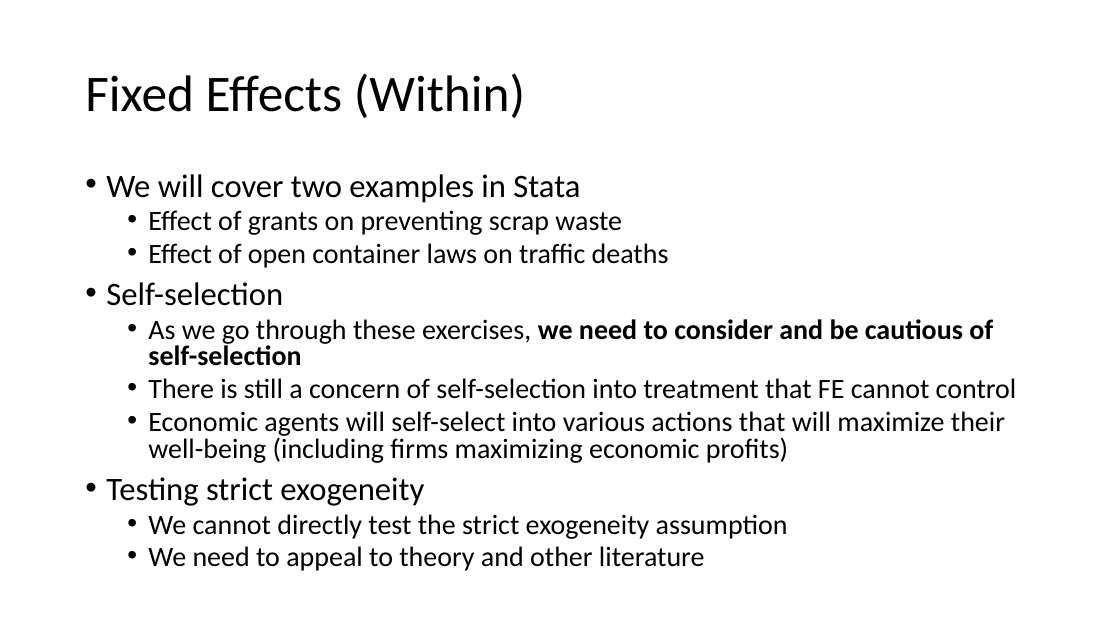
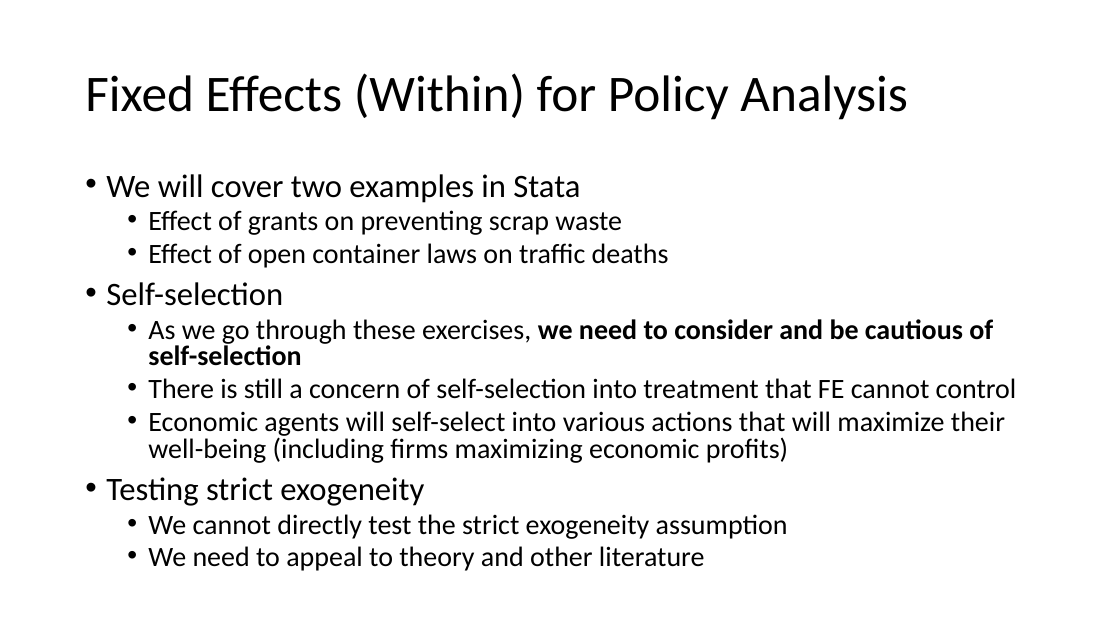
Before and after one commit to rowesamuel/Econ645, a slide deck: slide 39 of Slides/Week_5_Natural_Exp_DD.pptx (slide 21 before the commit). Drawn at 1120x630 pixels with LibreOffice and Linux fonts; fonts in the diff are those of the drawing. Boxes give left, top, right and bottom in pixels: in the first picture for what was removed or moved away, otherwise in the second. Text is boxed around its words. In the diff, an @@ line names an element or a change of style, - is before the commit and + after.

```diff
--- a/Slides/Week_5_Natural_Exp_DD.pptx
+++ b/Slides/Week_5_Natural_Exp_DD.pptx
@@ title at bbox=[85, 73, 908, 120]: text changed @@
-Fixed Effects (Within)
+Fixed Effects (Within) for Policy Analysis
```
Also in this commit, not shown: 8 other slides changed, 1 slide added, 3 other files.
